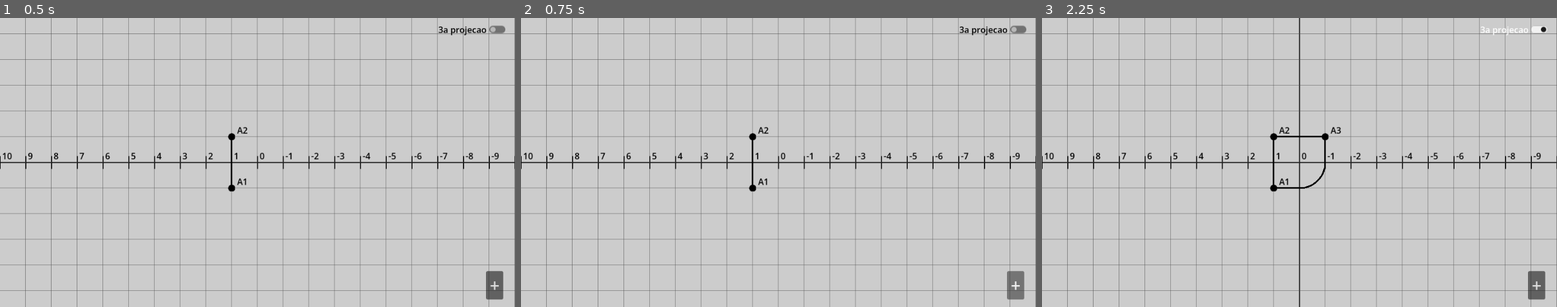
Above: before the commit, frames 1-3 (left to right).
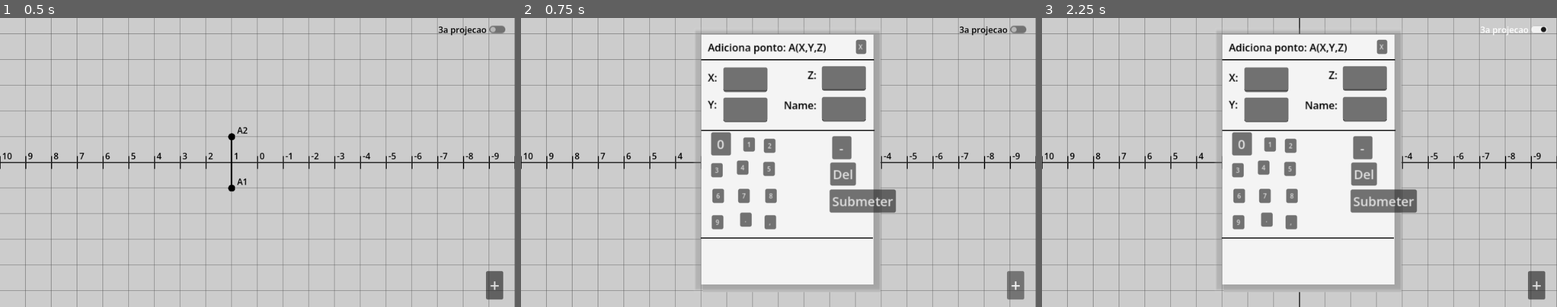
Above: after the commit, the same moments.

Repository: KP913/GeoDes-Editor
Game: Godot game, scene res://scenes/main.tscn
Same seed, same stepped clock (60 frames per second), same inputs: the game is played once before the commit and once after it.
Inputs (mouse positions are in pixels of both pictures, inside the frame that each line leads up to):
- Up to frame 1 (0.5 s): no input
- Up to frame 2 (0.75 s): click "+" at 0.5 s
- Up to frame 3 (2.25 s): click (1268, 220) at 1.25 s, where only the run after the commit has a clickable "."; click "3a projecao" at 2 s

Frame 1 is identical in both runs. In frame 2, 31% of the frame differs, in the area x 33-73%, y 5-95%; in frame 3, 31%, in the area x 33-73%, y 3-95%.

Commit message:
Feat: Started reworking the add point interface because it sucks tbh

Diff:
--- a/scenes/AddPointPopup.tscn
+++ b/scenes/AddPointPopup.tscn
@@ -42,183 +42,289 @@
 theme_override_font_sizes/font_size = 26
 text = "Invalid Point!"
 
+[node name="SubmitMessage" type="Label" parent="." unique_id=1478623459]
+visible = false
+layout_mode = 0
+offset_left = -720.0
+offset_top = 426.66663
+offset_right = -552.0
+offset_bottom = 462.66663
+theme_override_colors/font_color = Color(1, 0, 0, 1)
+theme_override_font_sizes/font_size = 26
+text = "Invalid Point!"
+
 [node name="Panelbackshadow" type="Panel" parent="." unique_id=1933737347]
 layout_mode = 0
-offset_left = -112.00003
-offset_top = -32.000015
-offset_right = 208.0
-offset_bottom = 111.999985
+offset_left = -90.83334
+offset_top = -174.99998
+offset_right = 184.99997
+offset_bottom = 226.66667
 theme_override_styles/panel = SubResource("StyleBoxFlat_0xm2m")
 
 [node name="Panelshadow" type="Panel" parent="." unique_id=572576292]
 layout_mode = 0
-offset_left = -146.667
-offset_top = -55.7
-offset_right = -70.66701
-offset_bottom = -21.2
+offset_left = -125.00003
+offset_top = -219.16666
+offset_right = -57.666702
+offset_bottom = -124.499985
 scale = Vector2(5, 5)
 theme_override_styles/panel = SubResource("StyleBoxTexture_lquwl")
 
 [node name="Panel" type="Panel" parent="." unique_id=110245637]
 layout_mode = 0
-offset_left = -120.00003
-offset_top = -40.000015
-offset_right = 200.0
-offset_bottom = 103.999985
+offset_left = -93.33336
+offset_top = -174.16666
+offset_right = 174.16664
+offset_bottom = 215.0
 theme_override_styles/panel = SubResource("StyleBoxFlat_7mycd")
 
-[node name="LabelPopup" type="Label" parent="." unique_id=298085723]
-layout_mode = 0
-offset_left = -104.00003
-offset_top = -24.000015
-offset_right = 77.99997
-offset_bottom = -1.0000153
-theme_override_colors/font_color = Color(0, 0, 0, 1)
-text = "Adiciona ponto: (X,Y,Z)"
-
-[node name="LineEdit" type="LineEdit" parent="." unique_id=1885976812]
-layout_mode = 0
-offset_left = -106.66668
-offset_top = 6.6666594
-offset_right = 69.33332
-offset_bottom = 54.66666
+[node name="LabelX" type="Label" parent="." unique_id=885786609]
+layout_mode = 0
+offset_left = -83.33335
+offset_top = -119.16667
+offset_right = 100.66665
+offset_bottom = -70.16667
+theme_override_colors/font_color = Color(0, 0, 0, 1)
+text = "X:
+"
+
+[node name="LabelY" type="Label" parent="." unique_id=1496486900]
+layout_mode = 0
+offset_left = -82.50002
+offset_top = -77.5
+offset_right = 101.49998
+offset_bottom = -2.5
+theme_override_colors/font_color = Color(0, 0, 0, 1)
+text = "Y:
+
+"
+
+[node name="LabelZ" type="Label" parent="." unique_id=1662206125]
+layout_mode = 0
+offset_left = 71.66665
+offset_top = -123.33333
+offset_right = 255.66666
+offset_bottom = -22.333328
+theme_override_colors/font_color = Color(0, 0, 0, 1)
+text = "Z:
+
+
+"
+
+[node name="LabelName" type="Label" parent="." unique_id=75252539]
+layout_mode = 0
+offset_left = 34.99998
+offset_top = -75.83333
+offset_right = 218.99998
+offset_bottom = 51.16667
+theme_override_colors/font_color = Color(0, 0, 0, 1)
+text = "Name:
+
+
+
+"
+
+[node name="LabelAdicionaPonto" type="Label" parent="." unique_id=298085723]
+layout_mode = 0
+offset_left = -83.33334
+offset_top = -165.83333
+offset_right = 100.66666
+offset_bottom = -142.83333
+theme_override_colors/font_color = Color(0, 0, 0, 1)
+text = "Adiciona ponto: A(X,Y,Z)"
+
+[node name="Separator1" type="Line2D" parent="." unique_id=1593422630]
+position = Vector2(-2.5000305, -79.16667)
+points = PackedVector2Array(-90.83331, -55.83333, 177.5, -55.83333)
+width = 2.0
+default_color = Color(0, 0, 0, 1)
+
+[node name="Separator2" type="Line2D" parent="." unique_id=1690545902]
+position = Vector2(-5.0000305, -158.33334)
+points = PackedVector2Array(-88.33331, 133.33334, 180.83331, 133.33334)
+width = 2.0
+default_color = Color(0, 0, 0, 1)
+
+[node name="Separator3" type="Line2D" parent="." unique_id=514598220]
+position = Vector2(-10.0000305, -316.6667)
+points = PackedVector2Array(-84.16666, 459.1667, 183.33331, 459.1667)
+width = 2.0
+default_color = Color(0, 0, 0, 1)
+
+[node name="LineEditX" type="LineEdit" parent="." unique_id=1885976812]
+layout_mode = 0
+offset_left = -59.1667
+offset_top = -123.33333
+offset_right = 9.333302
+offset_bottom = -84.99999
+
+[node name="LineEditY" type="LineEdit" parent="." unique_id=816853744]
+layout_mode = 0
+offset_left = -59.166676
+offset_top = -75.83333
+offset_right = 9.333324
+offset_bottom = -37.499992
+
+[node name="LineEditZ" type="LineEdit" parent="." unique_id=594308163]
+layout_mode = 0
+offset_left = 94.16664
+offset_top = -125.0
+offset_right = 162.66664
+offset_bottom = -86.666664
+
+[node name="LineEditName" type="LineEdit" parent="." unique_id=1747472929]
+layout_mode = 0
+offset_left = 94.16663
+offset_top = -76.66667
+offset_right = 162.66663
+offset_bottom = -38.333336
 
 [node name="Button0" type="Button" parent="." unique_id=956445047]
 layout_mode = 0
-offset_left = 87.99994
-offset_top = -24.000015
-offset_right = 105.99994
-offset_bottom = -2.0000153
-theme_override_font_sizes/font_size = 10
+offset_left = -77.500015
+offset_top = -22.499992
+offset_right = -46.66667
+offset_bottom = 10.333336
+theme_override_font_sizes/font_size = 20
 text = "0"
 
 [node name="Button1" type="Button" parent="." unique_id=1876399605]
 layout_mode = 0
-offset_left = 119.99994
-offset_top = -24.000015
-offset_right = 137.99994
-offset_bottom = -2.0000153
+offset_left = -27.500021
+offset_top = -14.166667
+offset_right = -9.500021
+offset_bottom = 7.833333
 theme_override_font_sizes/font_size = 10
 text = "1"
 
 [node name="Button2" type="Button" parent="." unique_id=1978052029]
 layout_mode = 0
-offset_left = 151.99994
-offset_top = -24.000015
-offset_right = 169.99994
-offset_bottom = -2.0000153
+offset_left = 4.1666565
+offset_top = -11.666664
+offset_right = 22.166656
+offset_bottom = 10.33334
 theme_override_font_sizes/font_size = 10
 text = "2"
 
 [node name="Button3" type="Button" parent="." unique_id=1272513737]
 layout_mode = 0
-offset_left = 87.99994
-offset_top = 7.9999847
-offset_right = 105.99994
-offset_bottom = 29.999985
+offset_left = -77.50003
+offset_top = 25.833336
+offset_right = -59.50003
+offset_bottom = 47.833336
 theme_override_font_sizes/font_size = 10
 text = "3"
 
 [node name="Button4" type="Button" parent="." unique_id=468426687]
 layout_mode = 0
-offset_left = 119.99994
-offset_top = 7.9999847
-offset_right = 137.99994
-offset_bottom = 29.999985
+offset_left = -38.333344
+offset_top = 21.666676
+offset_right = -20.333344
+offset_bottom = 43.66668
 theme_override_font_sizes/font_size = 10
 text = "4"
 
 [node name="Button5" type="Button" parent="." unique_id=1101329465]
 layout_mode = 0
-offset_left = 151.99994
-offset_top = 7.9999847
-offset_right = 169.99994
-offset_bottom = 29.999985
+offset_left = 3.333313
+offset_top = 24.166672
+offset_right = 21.333313
+offset_bottom = 46.16668
 theme_override_font_sizes/font_size = 10
 text = "5"
 
 [node name="Button6" type="Button" parent="." unique_id=126129918]
 layout_mode = 0
-offset_left = 87.99994
-offset_top = 39.999985
-offset_right = 105.99994
-offset_bottom = 61.999985
+offset_left = -75.83336
+offset_top = 65.833336
+offset_right = -57.83336
+offset_bottom = 87.833336
 theme_override_font_sizes/font_size = 10
 text = "6"
 
 [node name="Button7" type="Button" parent="." unique_id=628818781]
 layout_mode = 0
-offset_left = 119.99994
-offset_top = 39.999985
-offset_right = 137.99994
-offset_bottom = 61.999985
+offset_left = -35.83336
+offset_top = 65.83334
+offset_right = -17.833359
+offset_bottom = 87.83334
 theme_override_font_sizes/font_size = 10
 text = "7"
 
 [node name="Button8" type="Button" parent="." unique_id=1832764987]
 layout_mode = 0
-offset_left = 151.99994
-offset_top = 39.999985
-offset_right = 169.99994
-offset_bottom = 61.999985
+offset_left = 5.833313
+offset_top = 65.83334
+offset_right = 23.833313
+offset_bottom = 87.83334
 theme_override_font_sizes/font_size = 10
 text = "8"
 
 [node name="Button9" type="Button" parent="." unique_id=1585137778]
 layout_mode = 0
-offset_left = 87.99994
-offset_top = 71.999985
-offset_right = 105.99994
-offset_bottom = 93.999985
+offset_left = -76.66669
+offset_top = 106.66666
+offset_right = -58.666687
+offset_bottom = 128.66666
 theme_override_font_sizes/font_size = 10
 text = "9"
 
+[node name="ButtonDot" type="Button" parent="." unique_id=1938525778]
+layout_mode = 0
+offset_left = -32.50003
+offset_top = 103.33331
+offset_right = -14.5000305
+offset_bottom = 125.33331
+theme_override_font_sizes/font_size = 10
+text = ".
+"
+
 [node name="ButtonComma" type="Button" parent="." unique_id=998696657]
 layout_mode = 0
-offset_left = 119.99994
-offset_top = 71.999985
-offset_right = 137.99994
-offset_bottom = 93.999985
+offset_left = 4.9999847
+offset_top = 106.66666
+offset_right = 22.999985
+offset_bottom = 128.66666
 theme_override_font_sizes/font_size = 10
 text = ","
 
 [node name="ButtonDelete" type="Button" parent="." unique_id=1257562399]
 layout_mode = 0
-offset_left = -106.66669
-offset_top = 66.66666
-offset_right = -76.00003
-offset_bottom = 92.66666
-theme_override_font_sizes/font_size = 10
+offset_left = 107.49999
+offset_top = 24.999992
+offset_right = 138.16666
+offset_bottom = 50.999992
+theme_override_font_sizes/font_size = 20
 text = "Del"
 
 [node name="ButtonSubmit" type="Button" parent="." unique_id=1325886487]
 layout_mode = 0
-offset_left = 13.333
-offset_top = 64.0
-offset_right = 69.33301
-offset_bottom = 94.0
-theme_override_font_sizes/font_size = 10
+offset_left = 105.8333
+offset_top = 67.49999
+offset_right = 161.83331
+offset_bottom = 97.49999
+theme_override_font_sizes/font_size = 20
 text = "Submeter"
 
 [node name="ButtonClose" type="Button" parent="." unique_id=1865221128]
 layout_mode = 0
-offset_left = 179.99995
-offset_top = -33.333347
-offset_right = 195.99995
-offset_bottom = -11.333347
+offset_left = 146.66666
+offset_top = -165.83331
+offset_right = 162.66666
+offset_bottom = -143.83331
 theme_override_font_sizes/font_size = 10
 text = "X"
 
 [node name="ButtonMinus" type="Button" parent="." unique_id=1265159772]
 layout_mode = 0
-offset_left = 153.333
-offset_top = 72.0
-offset_right = 171.333
-offset_bottom = 94.0
-theme_override_font_sizes/font_size = 10
+offset_left = 109.99997
+offset_top = -15.833332
+offset_right = 139.99997
+offset_bottom = 20.166668
+theme_override_font_sizes/font_size = 20
 text = "-"
 
-[connection signal="text_changed" from="LineEdit" to="." method="_on_line_edit_text_changed"]
+[connection signal="text_changed" from="LineEditX" to="." method="_on_line_edit_text_changed"]
 [connection signal="pressed" from="Button0" to="." method="add_char" binds= ["0"]]
 [connection signal="pressed" from="Button1" to="." method="add_char" binds= ["1"]]
 [connection signal="pressed" from="Button2" to="." method="add_char" binds= ["2"]]
--- a/scenes/main.tscn
+++ b/scenes/main.tscn
@@ -52,4 +52,5 @@
 [node name="AddPointPopup" parent="HUD" unique_id=2005043627 instance=ExtResource("3_sugp2")]
 visible = false
 
+[connection signal="pressed" from="HUD/AddPoint" to="HUD/AddPointPopup" method="popupoppen"]
 [connection signal="toggled" from="HUD/3aProjecao" to="." method="_on_a_projecao_toggled"]
--- a/scripts/main.gd
+++ b/scripts/main.gd
@@ -55,3 +55,8 @@
 	ponto.name = name
 	pointindice += 1
 	$Pontos.add_child(ponto)
+
+
+
+func _on_add_point_pressed() -> void:
+	pass # Replace with function body.
